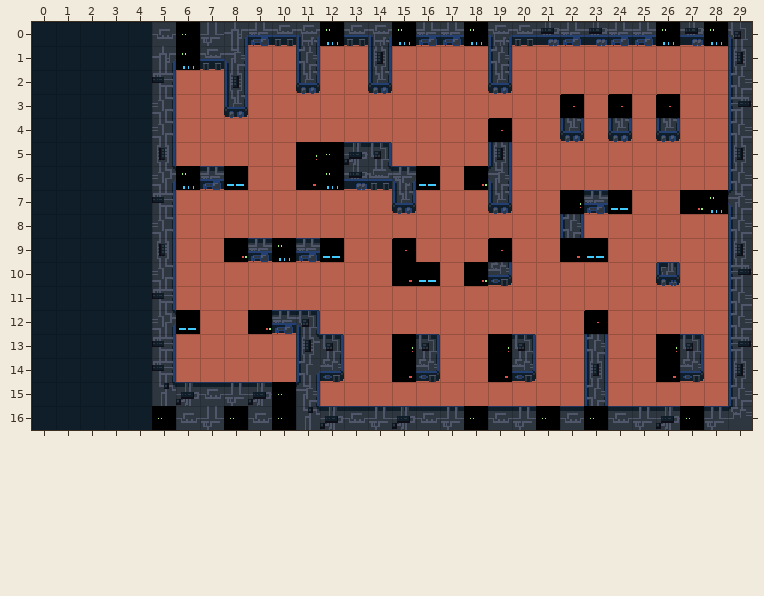
Tiled map, stored at game/assets/maps/arena.tmx. Above: the version before the commit.
Cells are 16x16 px. Shown: x 0..29, y 0..16.
And afterwards:
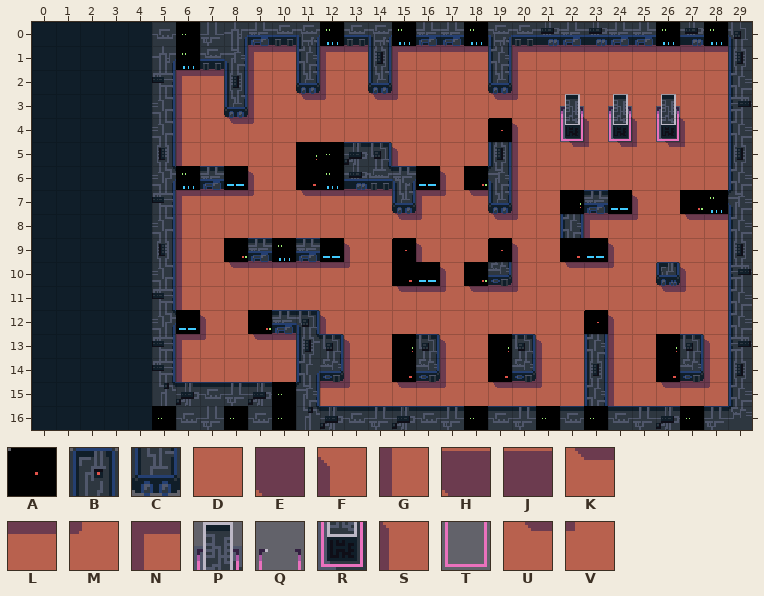
Key: from "tileset": A 28, B 29, C 45, D 65, E 66, F 67, G 68, H 69, J 70, K 74, L 75, M 76, N 77, P 80, Q 82, R 88, S 89, T 90, U 96, V 97.
_ is an empty cell.
Tiles replaced or removed in this view: A, B, C, D.
From old to new:
Changed rows in their new state; . is an unchanged cell.
Layer "ground":
first column x 6:
 0 ...JJ..J..JJ..JJJJJJ.J.
 1 .J.NL.NL.NLLL.NLLLLLLLL
 2 NL.G.EG.EG...EG........
 3 G.EG.KM.KM...KM........
 4 G.KM..........F..S.S.S.
 5 G........F....G.UVUVUV.
 6 .J.F...JJ..F..G........
 7 NLLM.KLLLENMKEG..J.F...
 8 G........KM..KM..NLM.KL
 9 G..J.J.F..F...F...F....
10 G.KLLLLM...F.JG.KLM.HF.
11 G........KLMKLM.....KM.
12 .F..J.F...........F....
13 NM.KL..F...F...F..G...F
14 G.....JG..JG..JG..G..JG
15 ......LM.KLM.KLM..G.KLM
Layer "tiles":
first column x 22:
 3 P.P.P
 4 R.R.R
Layer "glow":
first column x 22:
 3 Q.Q.Q
 4 T.T.T
Changed places in both pictures, as pixel boxes (x1, y1, x2, y2):
changed: (176, 45, 728, 406)
